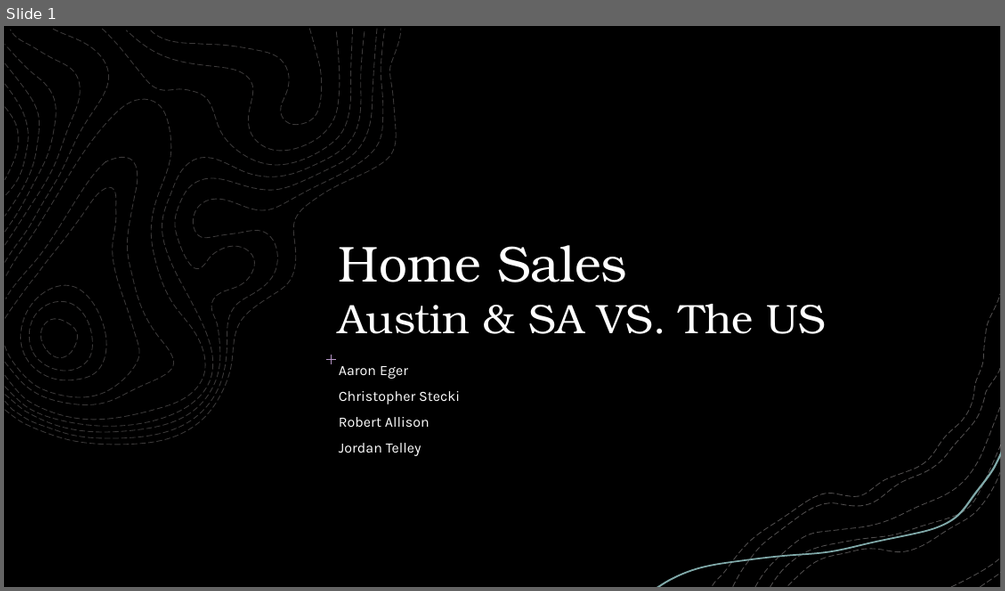
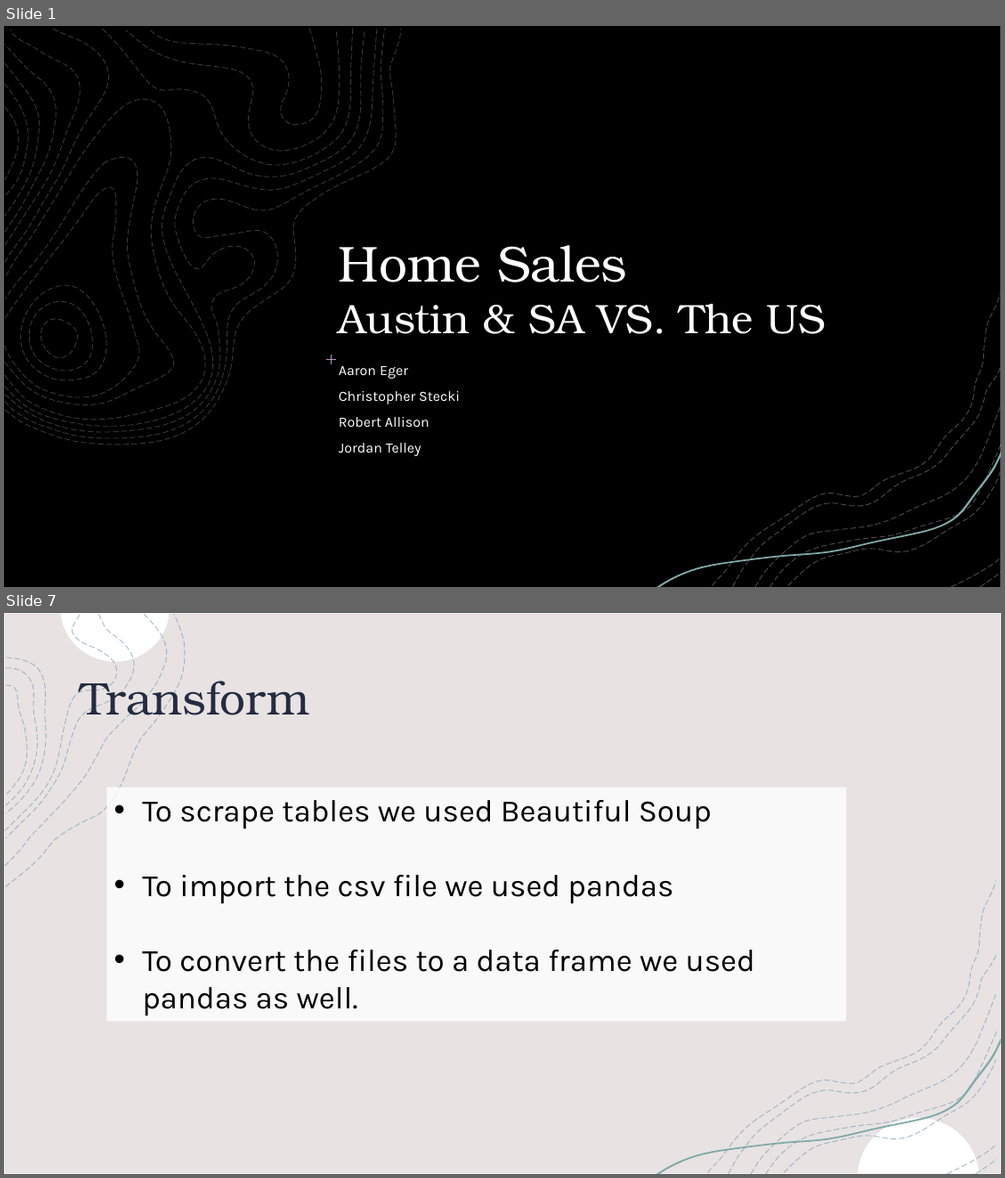
Before and after one commit to jtell32/Project-2, a slide deck: Project 2 (Group 4).pptx. Shown one above the other, each under a label of ours: slide 1 before the commit, slides 1 and 7 after it; the slides between them are not shown. The pictures are 1005x591 and 1005x1178 pixels, drawn with LibreOffice and Linux fonts; fonts in the diff are those of the drawing; background and template pictures are left out; a plain dark background stands for a picture behind light text. Boxes give left, top, right and bottom in pixels: in the first picture for what was removed or moved away, otherwise in the second. Text is boxed around its words. In the diff, an @@ line names an element or a change of style, - is before the commit and + after.

```diff
--- a/Project 2 (Group 4).pptx
+++ b/Project 2 (Group 4).pptx
@@ slide 7 added at (4, 613, 1001, 1174), background picture (left out); not listed: 11 template elements that a slide beside it also shows @@
@@ rectangle added at (4, 613, 1001, 1174), fill #E8E2E2, outline #F2F2F2 1 pt @@
@@ group added at (6, 615, 185, 887): 4 freeform shapes @@
@@ title added at (80, 672, 309, 726), 44 pt, text #242C41 @@
+Transform
@@ rectangle added at (107, 787, 847, 1022), fill #FFFFFF at 80% opacity, 30 pt, text #000000 @@
+• To scrape tables we used Beautiful Soup
+• To import the csv file we used pandas
+• To convert the files to a data frame we used pandas as well.
@@ freeform shape added at (708, 881, 996, 1172), outline #7FA1BA 0.75 pt dashed @@
@@ freeform shape added at (784, 1060, 995, 1172), outline #7FA1BA 0.75 pt dashed @@
```
Also in this commit, not shown: 3 slides changed, 2 other slides added, 3 slides removed, 1 other file.
